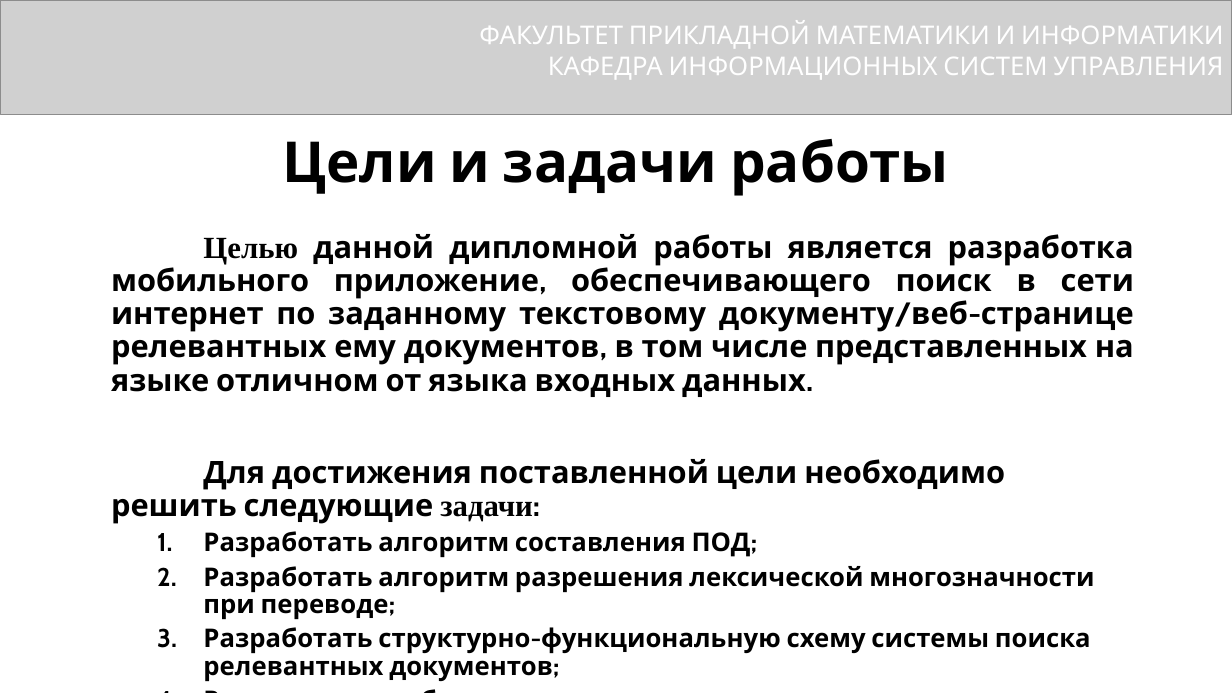
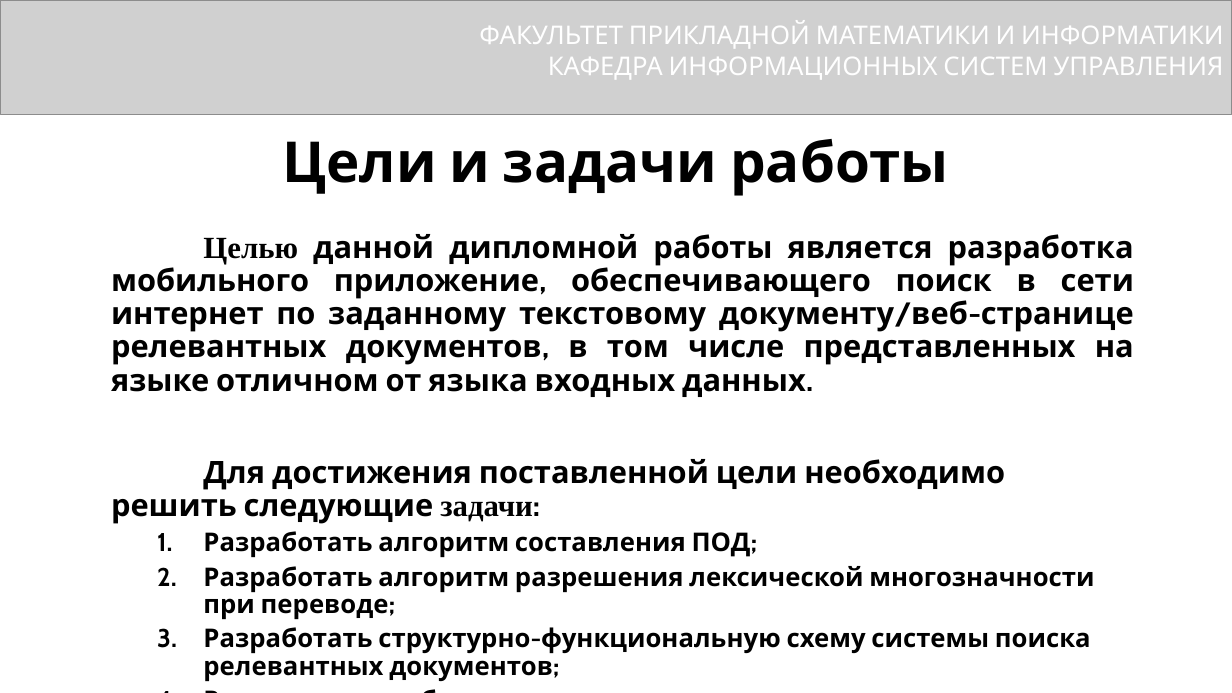
Before and after one commit to DimkaFPM/diplom, a slide deck: slide 4 of presentetion.pptx. Drawn at 1232x693 pixels with LibreOffice and Linux fonts; fonts in the diff are those of the drawing; grey boxes stand for pictures. Boxes give left, top, right and bottom in pixels: in the first picture for what was removed or moved away, otherwise in the second. Text is boxed around its words. In the diff, an @@ line names an element or a change of style, - is before the commit and + after.

```diff
--- a/presentetion.pptx
+++ b/presentetion.pptx
@@ text at (111, 234, 1134, 397): text changed @@
-Целью данной дипломной работы является разработка мобильного приложение, обеспечивающего поиск в сети интернет по заданному текстовому документу/веб-странице релевантных ему документов, в том числе представленных на языке отличном от языка входных данных.
+Целью данной дипломной работы является разработка мобильного приложение, обеспечивающего поиск в сети интернет по заданному текстовому документу/веб-странице релевантных документов, в том числе представленных на языке отличном от языка входных данных.
```
Also in this commit, not shown: 2 other slides changed, 7 other files.
